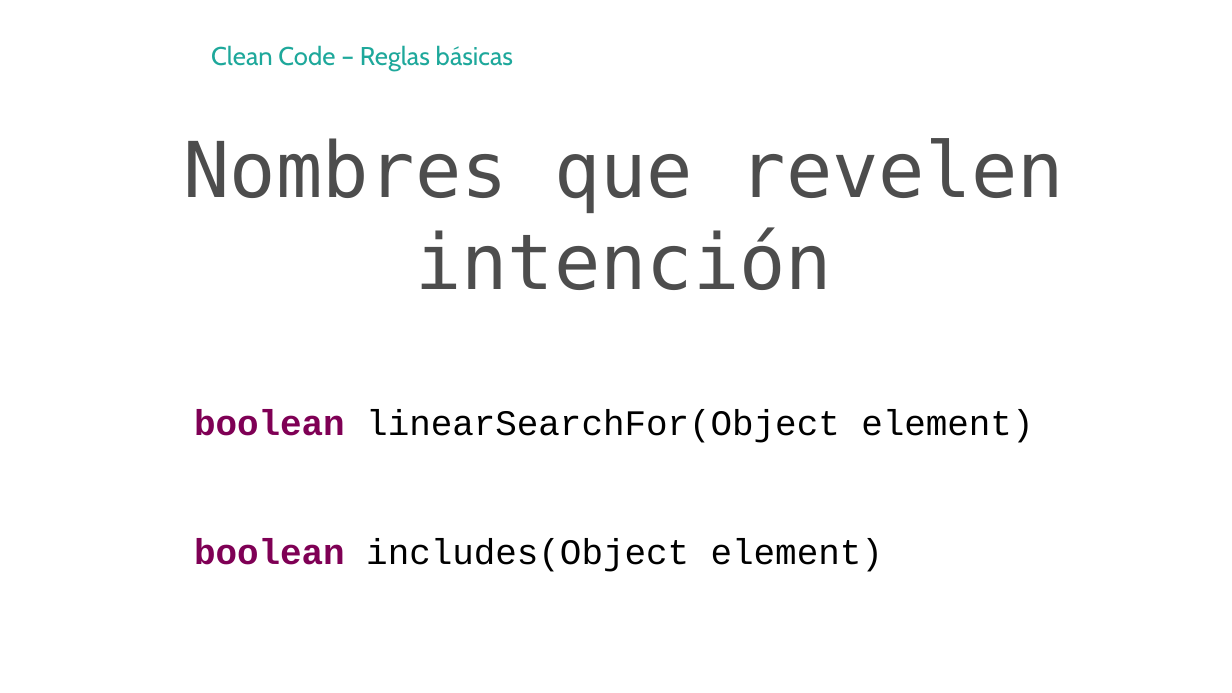
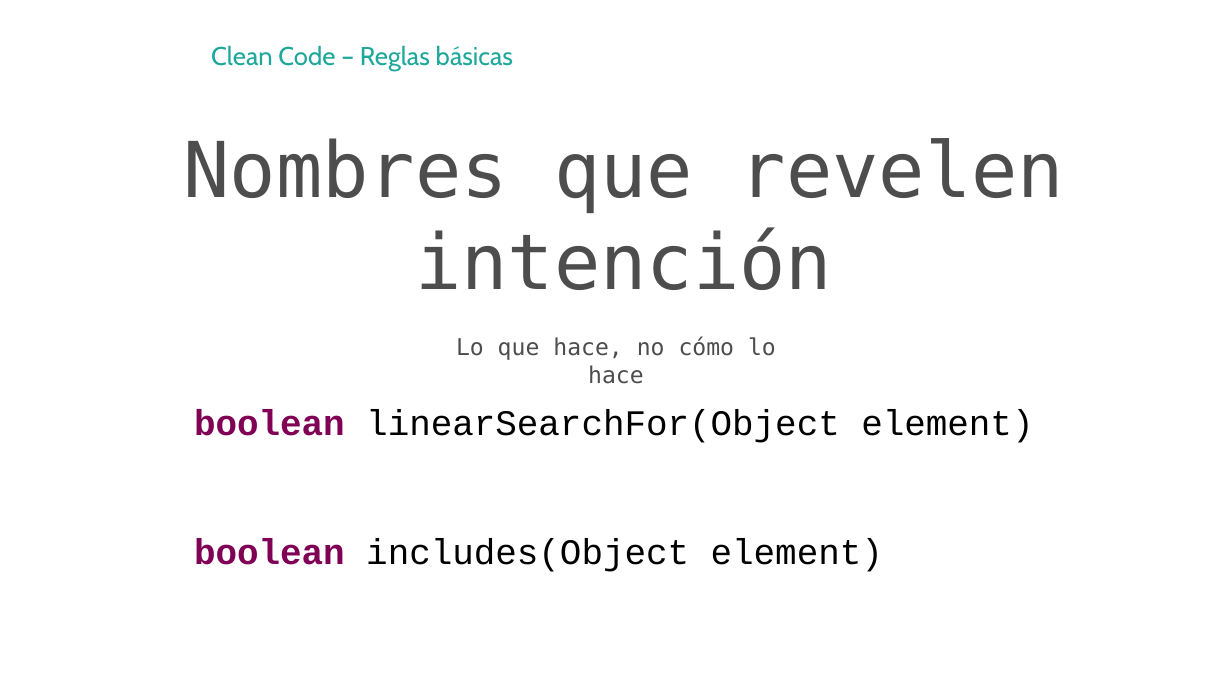
Before and after one commit to hexacta/HexactaLabs-NET, a slide deck: slide 7 of Presentaciones/2 - CleanCode.pptx. Drawn at 1232x693 pixels with LibreOffice and Linux fonts; fonts in the diff are those of the drawing; background and template pictures are left out. Boxes give left, top, right and bottom in pixels: in the first picture for what was removed or moved away, otherwise in the second. Text is boxed around its words. In the diff, an @@ line names an element or a change of style, - is before the commit and + after.

```diff
--- a/Presentaciones/2 - CleanCode.pptx
+++ b/Presentaciones/2 - CleanCode.pptx
@@ text added at <box>456,336,776,384</box>, 18 pt, text #4D4D4D @@
+Lo que hace, no cómo lo hace
```
Also in this commit, not shown: 5 other slides changed, 15 slides added, 17 slides removed, 1 other file.
